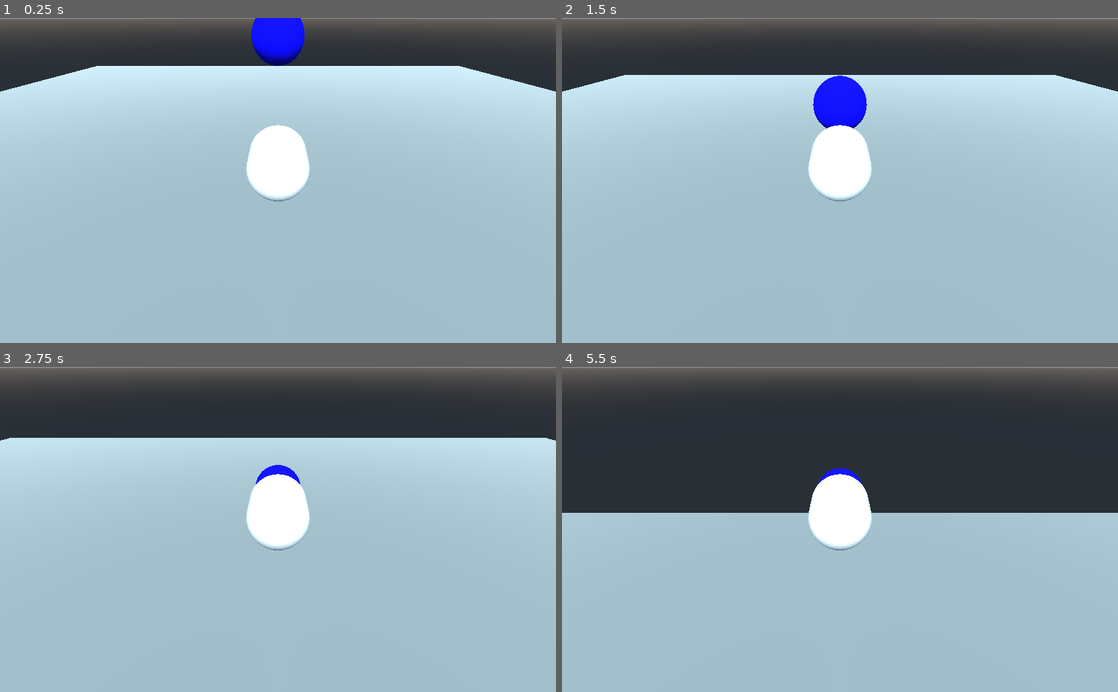
Above: before the commit, frames 1-4 (two rows, left to right).
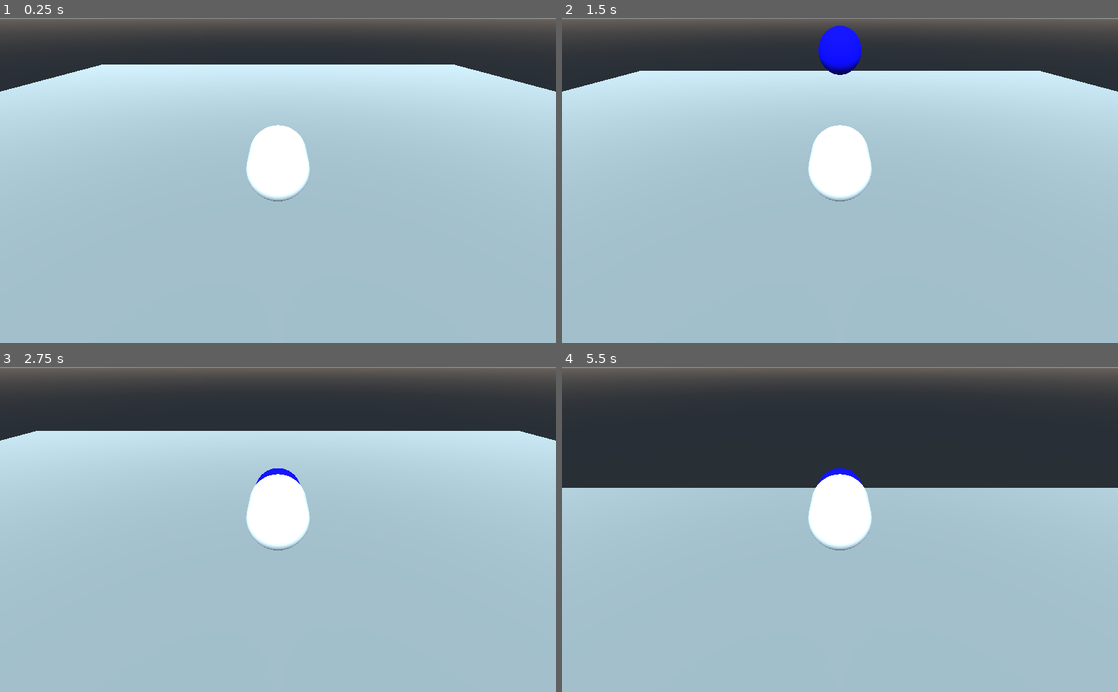
Above: after the commit, the same moments.

Repository: ajahar/FGJ_2021
Game: Godot game, scene res://SandboxScenes/Antti.tscn
Same seed, same stepped clock (60 frames per second), same inputs: the game is played once before the commit and once after it. This scene is started directly instead of the project's main scene.
Inputs:
- Up to frame 1 (0.25 s): no input
- Up to frame 2 (1.5 s): tap Enter (ui_accept) at 0.5, 0.6, 0.77, 1.07, 1.35 s
- Up to frame 3 (2.75 s): tap Enter (ui_accept) at 1.52, 1.82, 2.1 s
- Up to frame 4 (5.5 s): tap Enter (ui_accept) at 2.75, 2.85, 3.02, 3.32, 3.6, 3.77, 4.07, 4.25, 4.35, 4.52, 4.82, 5.1 s

The runs differ from the first frame. In frame 1, 1.5% of the frame differs, in the area x 17-83%, y 0-15%; in frame 2, 3.1%; in frame 3, 2.0%; in frame 4, 6.9%, in the area x 0-100%, y 31-45%.

Commit message:
Act in sandbox on keypress

Diff:
--- a/SandboxScenes/Antti.gd
+++ b/SandboxScenes/Antti.gd
@@ -2,8 +2,10 @@
 
 onready var player: KinematicBody = $Player
 onready var camera: Camera = $Camera
+onready var ball: RigidBody = $Ball
 
 var camera_distance: Vector3
+var move: bool = false
 
 # Called when the node enters the scene tree for the first time.
 func _ready():
@@ -12,6 +14,10 @@
 # Called every frame. 'delta' is the elapsed time since the previous frame.
 func _process(delta):
 	camera.transform.origin = player.transform.origin - camera_distance
+	if Input.is_action_just_pressed("ui_accept"):
+		ball.sleeping = false
+		move = true
 
 func _physics_process(delta):
-	player.move_and_collide(Vector3.FORWARD * delta * 5)
+	if move:
+		player.move_and_collide(Vector3.FORWARD * delta * 5)
--- a/SandboxScenes/Antti.tscn
+++ b/SandboxScenes/Antti.tscn
@@ -42,17 +42,18 @@
 
 [node name="CollisionShape" type="CollisionShape" parent="Floor"]
 transform = Transform( 1, 0, 0, 0, 1, 0, 0, 0, 1, 0, -1, 0 )
-shape = SubResource( 6 )
+shape = SubResource( 3 )
 
 [node name="Ball" type="RigidBody" parent="."]
-transform = Transform( 1, 0, 0, 0, 1, 0, 0, 0, 1, 0, 5.09679, 0 )
+transform = Transform( 1, 0, 0, 0, 1, 0, 0, 0, 1, 0, 8.51518, -5.5912 )
+sleeping = true
 
 [node name="MeshInstance" type="MeshInstance" parent="Ball"]
-mesh = SubResource( 4 )
+mesh = SubResource( 5 )
 material/0 = null
 
 [node name="CollisionShape" type="CollisionShape" parent="Ball"]
-shape = SubResource( 5 )
+shape = SubResource( 6 )
 
 [node name="Player" type="KinematicBody" parent="."]
 transform = Transform( 1, 0, 0, 0, 1, 0, 0, 0, 1, 0, 1.49701, 4.87061 )
Not shown: 1 places in SandboxScenes/Antti.tscn that only renumber resources
